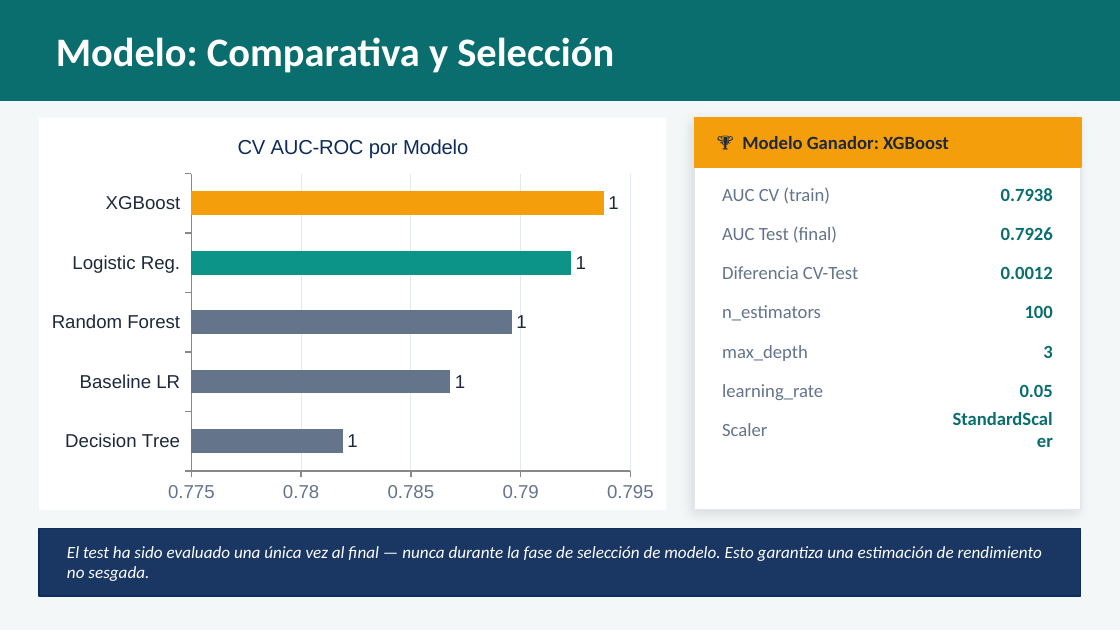
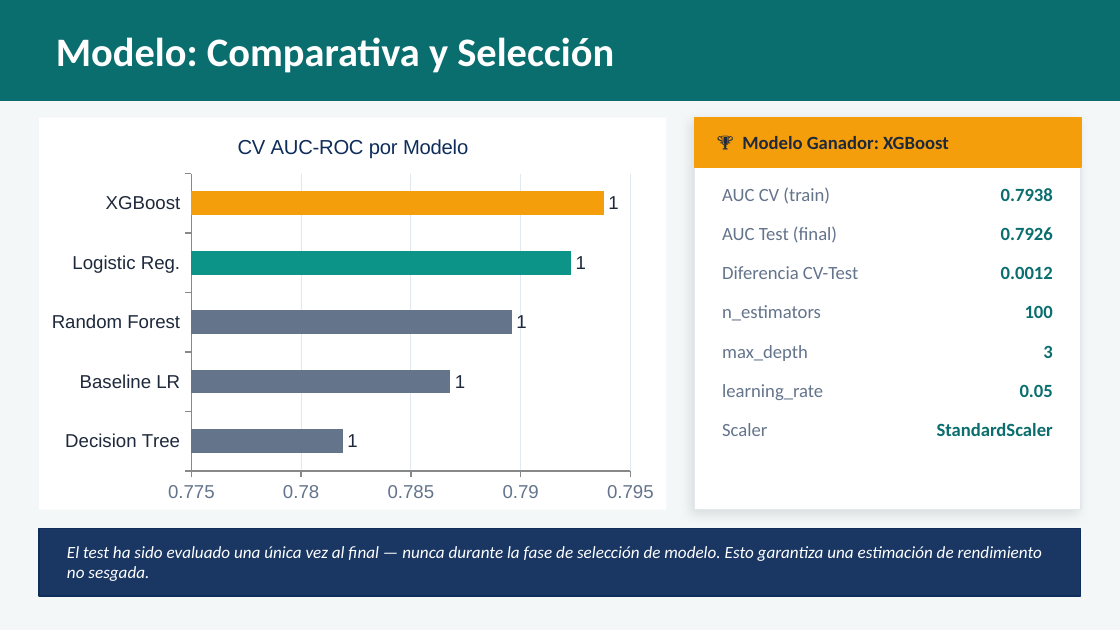
Before and after one commit to viictorhp/MachineLearningProject, a slide deck: slide 5 of presentacion_ml.pptx (slide 6 before the commit). Drawn at 1120x630 pixels with LibreOffice and Linux fonts; fonts in the diff are those of the drawing. Boxes give left, top, right and bottom in pixels: in the first picture for what was removed or moved away, otherwise in the second. Text is boxed around its words. In the diff, an @@ line names an element or a change of style, - is before the commit and + after.

```diff
--- a/presentacion_ml.pptx
+++ b/presentacion_ml.pptx
@@ text "StandardScaler" rewrapped from (941,411,1064,447) to (937,423,1053,436) @@
```
Also in this commit, not shown: 7 other slides changed, 2 slides removed, 2 other files.
